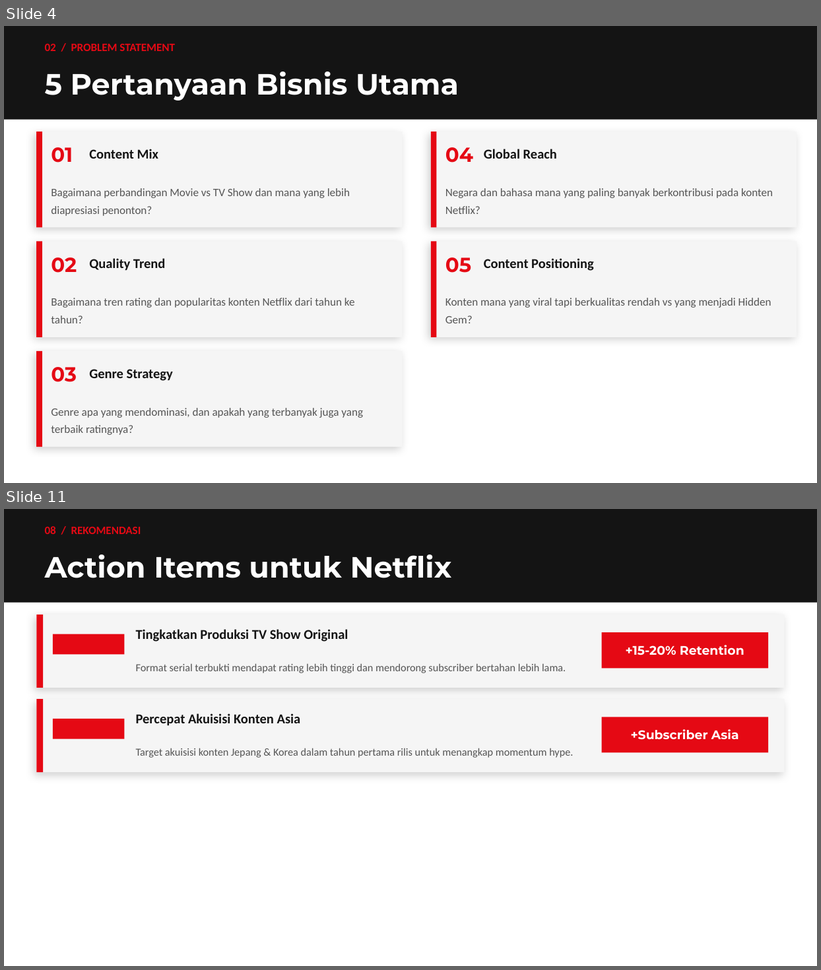
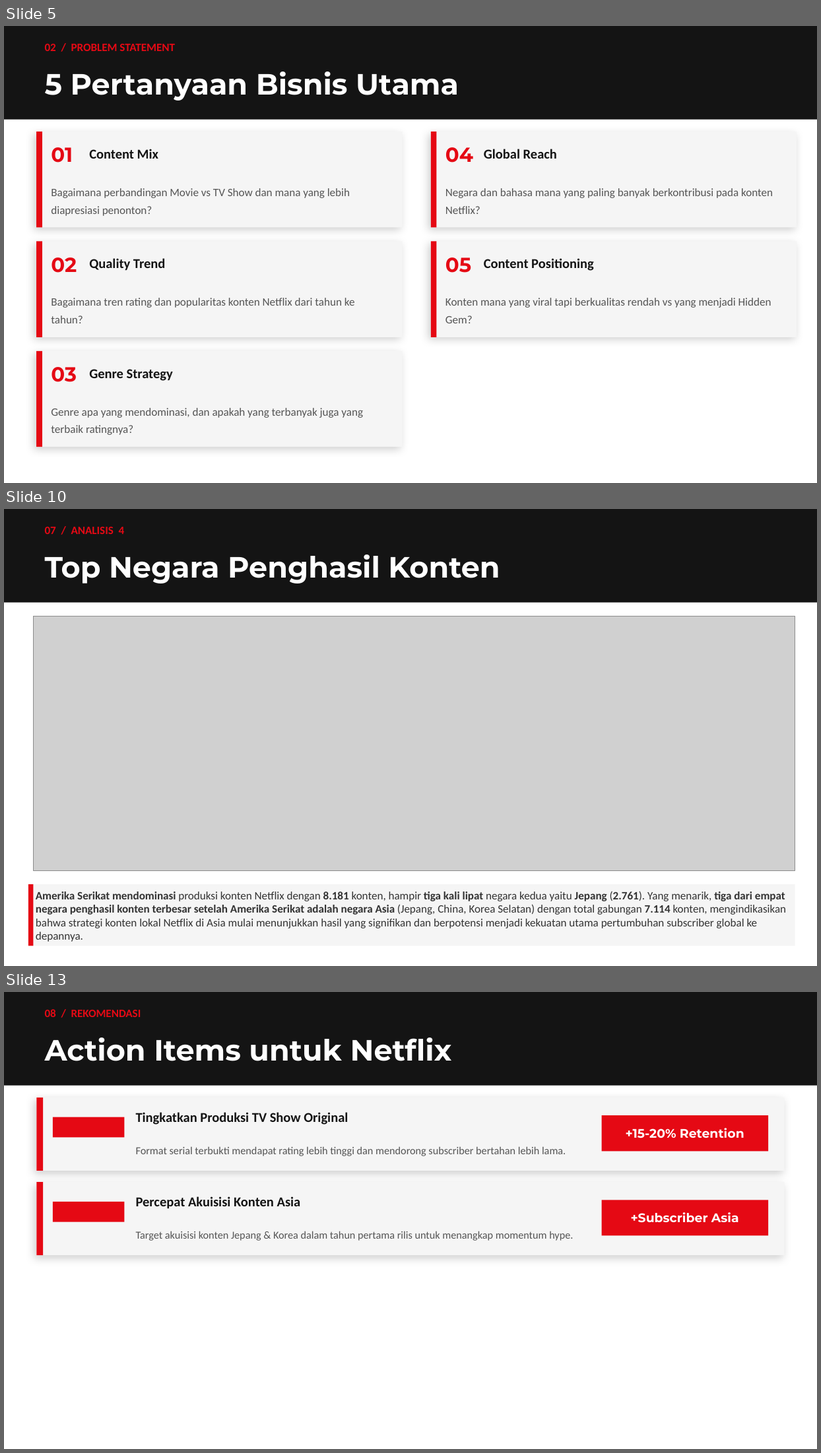
Before and after one commit to ahmadf9/netflix-content-strategy-analysis, a slide deck: Study Case - Ahmad Faizal- Netflix_Content_Strategy_Analysis.pptx. Shown one above the other, each under a label of ours: slides 4 and 11 before the commit, slides 5, 10 and 13 after it; the slides between them are not shown. The pictures are 821x970 and 821x1453 pixels, drawn with LibreOffice and Linux fonts; fonts in the diff are those of the drawing; grey boxes stand for pictures. Boxes give left, top, right and bottom in pixels: in the first picture for what was removed or moved away, otherwise in the second. Text is boxed around its words. In the diff, an @@ line names an element or a change of style, - is before the commit and + after.

```diff
--- a/Study Case - Ahmad Faizal- Netflix_Content_Strategy_Analysis.pptx
+++ b/Study Case - Ahmad Faizal- Netflix_Content_Strategy_Analysis.pptx
@@ slide 10 added at (4,509,817,966), background #FFFFFF @@
@@ rectangle added at (4,509,817,603), fill #141414 @@
@@ text added at (45,527,125,534), 10 pt, text #E50914, bold @@
+07 / ANALISIS 4
@@ text added at (45,555,500,584), 26 pt, text #FFFFFF, bold @@
+Top Negara Penghasil Konten
@@ picture added at (33,617,795,871) @@
@@ rectangle added at (28,885,795,947), fill #F5F5F5 @@
@@ rectangle added at (28,885,33,947), fill #E50914 @@
@@ text added at (36,891,787,942), 10 pt, text #333333 @@
+Amerika Serikat mendominasi produksi konten Netflix dengan 8.181 konten, hampir tiga kali lipat negara kedua yaitu Jepang (2.761). Yang menarik, tiga dari empat negara penghasil konten terbesar setelah Amerika Serikat adalah negara Asia (Jepang, China, Korea Selatan) dengan total gabungan 7.114 konten, mengindikasikan bahwa strategi konten lokal Netflix di Asia mulai menunjukkan hasil yang signifikan dan berpotensi menjadi kekuatan utama pertumbuhan subscriber global ke depannya.
@@ what was slide 4 is now slide 5 @@
@@ what was slide 11 is now slide 13 @@
```
Also in this commit, not shown: 4 slides changed, 4 other slides added, 3 slides removed, 5 other files.
